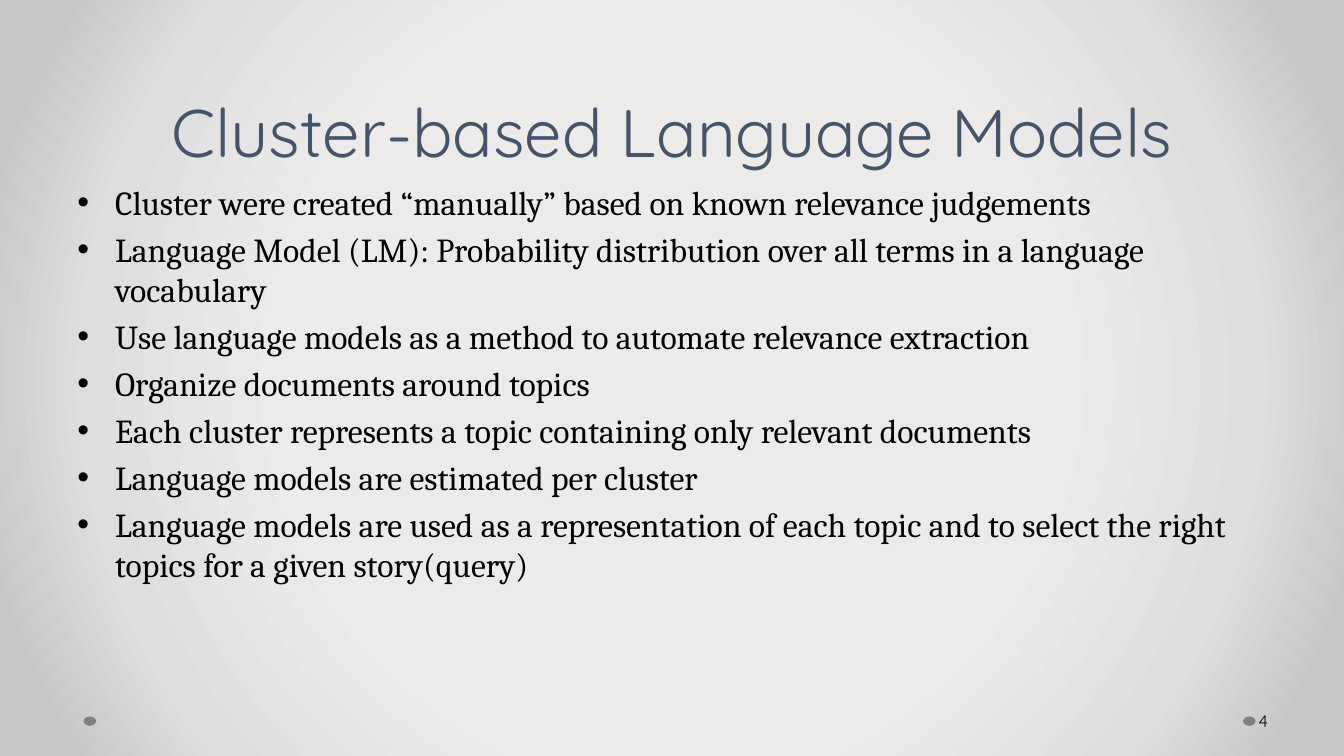
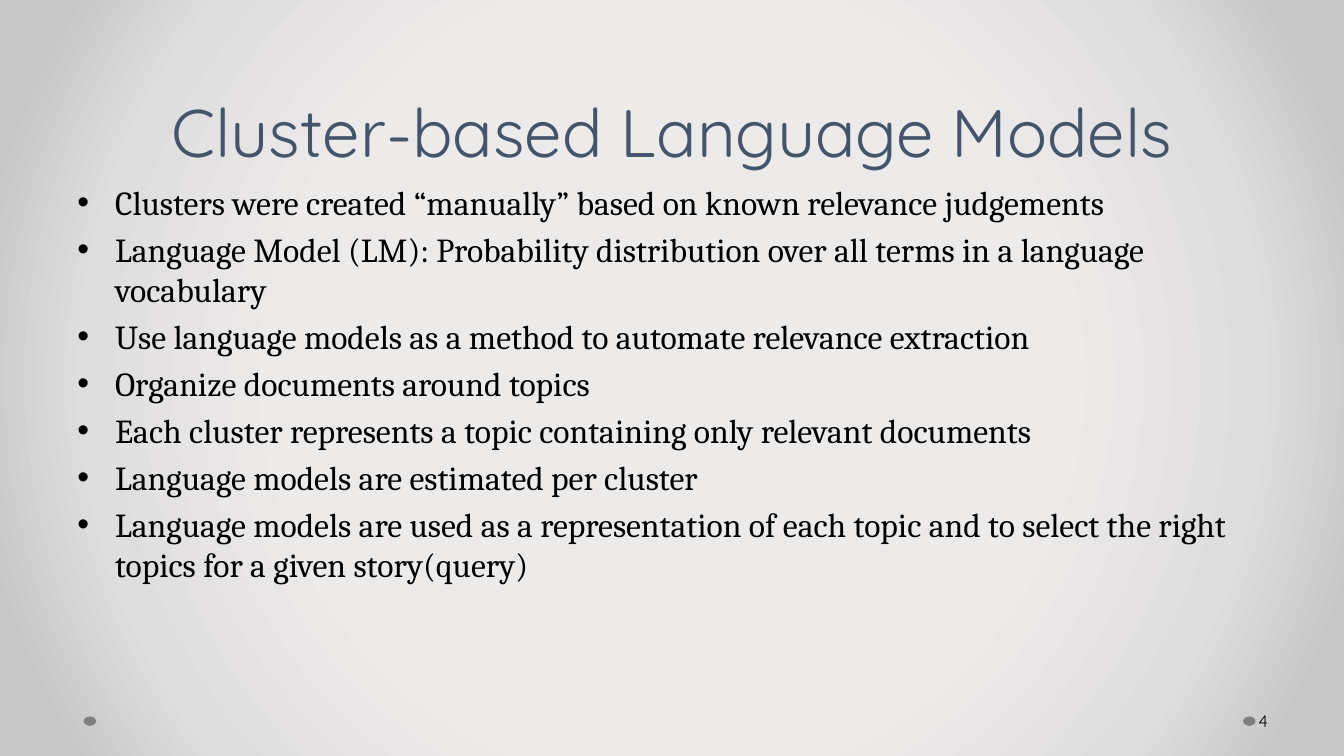
Before and after one commit to pothom/cs834-f17, a slide deck: slide 4 of Presentations/CS834-Presentation_4.pptx. Drawn at 1344x756 pixels with LibreOffice and Linux fonts; fonts in the diff are those of the drawing. Boxes give left, top, right and bottom in pixels: in the first picture for what was removed or moved away, otherwise in the second. Text is boxed around its words. In the diff, an @@ line names an element or a change of style, - is before the commit and + after.

```diff
--- a/Presentations/CS834-Presentation_4.pptx
+++ b/Presentations/CS834-Presentation_4.pptx
@@ text at box(115, 191, 1104, 223): text changed @@
-• Cluster were created “manually” based on known relevance judgements
+• Clusters were created “manually” based on known relevance judgements
```
Also in this commit, not shown: 1 other file.
